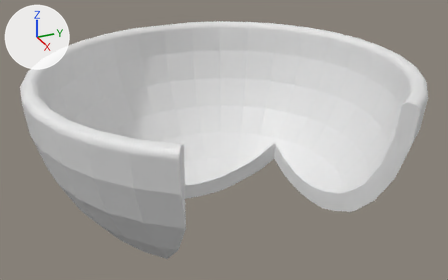
The Blender file gladius-holder.blend as it was, and as the next commit left it.
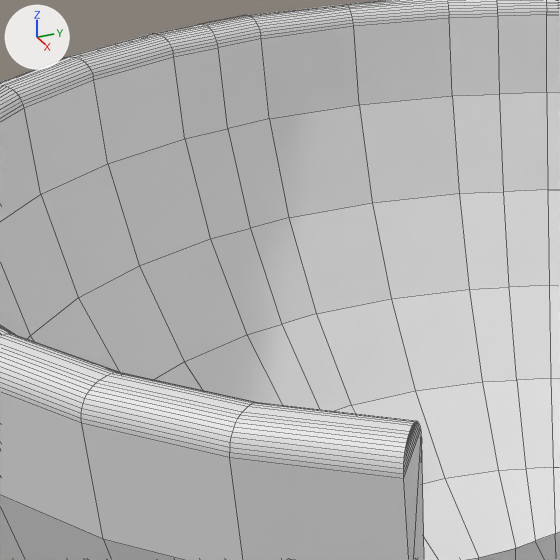
Old and new are each drawn whole from a camera (50 mm lens) standing at (97.7, -44.0, 34.4) and looking at (-2.7, 1.2, -15.9) and again close up on the part from 14% to 50% of the width and 9% to 66% of the height. Every picture has the same lights, and +X, +Y and +Z are marked at upper left. The close-ups show mesh edges as thin lines.

In view in the first close-up: 'gladius-holder'.
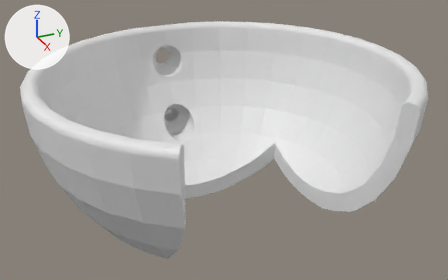
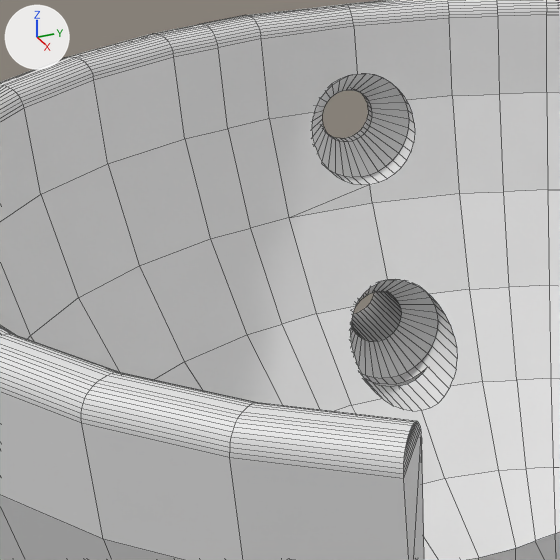
Boxes (x1, y1, x2, y2) around the edits, measured in the close-ups (560 x 560 px):
'gladius-holder', modifiers changed
    both: (0, 0, 560, 560)

The change, as a list of edits to the scene's bpy script:
```text
Add me_bolt:
    me_bolt.from_pydata(...)  # 2374 vertices, 2377 faces; spans x -18.9..23.4, y -3.5..3.5, z -3.5..3.5
Add me_bolt_001:
    me_bolt_001.from_pydata(...)  # 2374 vertices, 2377 faces; spans x -18.9..23.4, y -3.5..3.5, z -3.5..3.5
Change ob_gladius_holder:
    add _m = ob_gladius_holder.modifiers.new('Boolean', 'BOOLEAN')
    add _m.object = ob_bolt
    add _m = ob_gladius_holder.modifiers.new('Boolean.001', 'BOOLEAN')
    add _m.object = ob_bolt_001
Add ob_bolt:
    ob_bolt = bpy.data.objects.new('Bolt', me_bolt)
    ob_bolt.location = (-49.63, 0.0, -7.8)
    ob_bolt.hide_set(True)
Add ob_bolt_001:
    ob_bolt_001 = bpy.data.objects.new('Bolt.001', me_bolt_001)
    ob_bolt_001.location = (-45.22, 0.0, -20.43)
    ob_bolt_001.hide_set(True)
```
